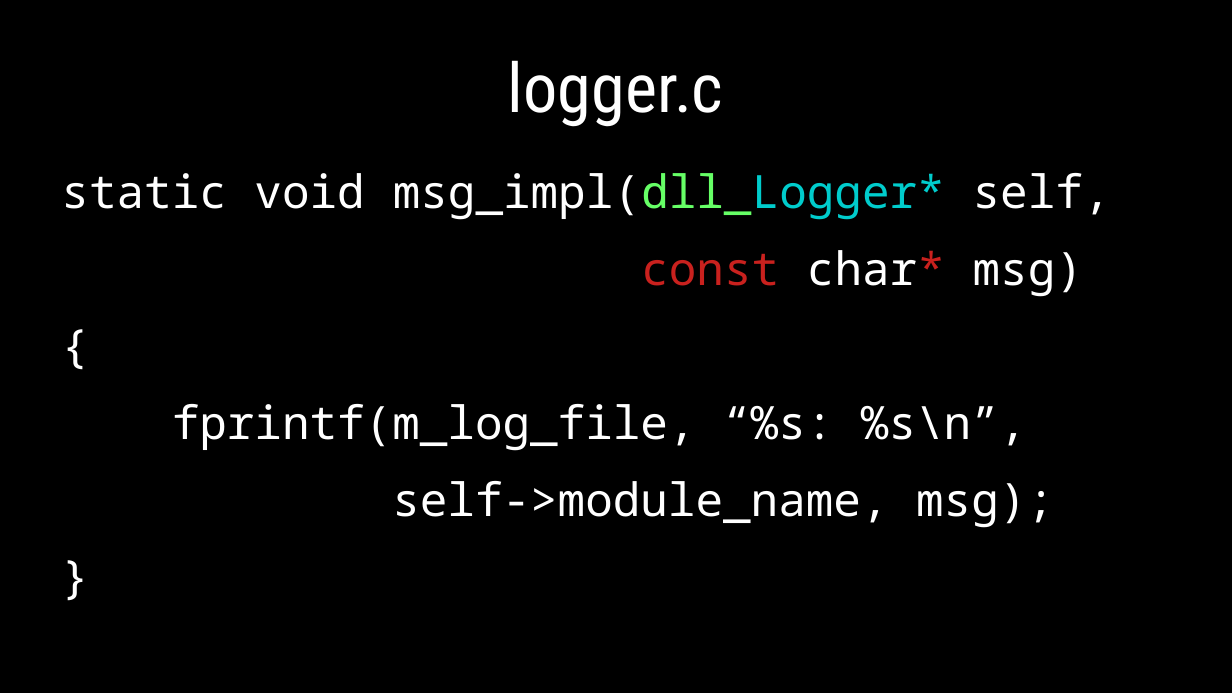
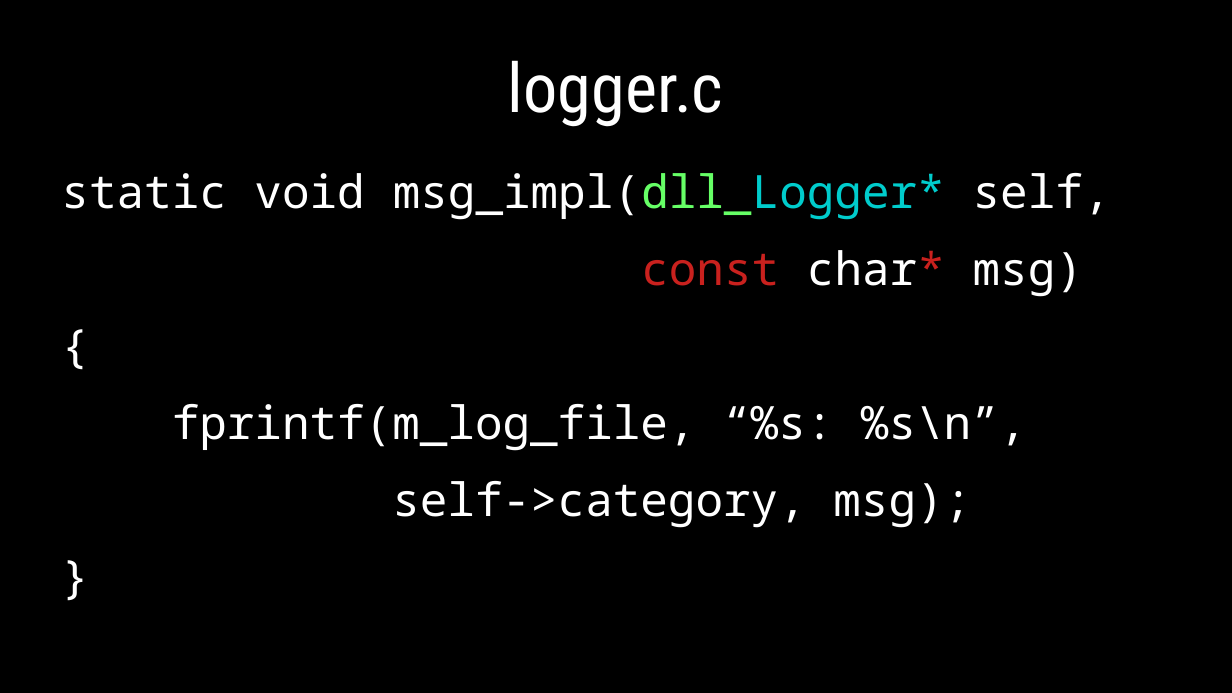
Before and after one commit to dllaurence/youngmanandc, a slide deck: slide 25 of 2020-youngmanandthec-scale.odp. Drawn at 1232x693 pixels with LibreOffice and Linux fonts; fonts in the diff are those of the drawing. Boxes give left, top, right and bottom in pixels: in the first picture for what was removed or moved away, otherwise in the second. Text is boxed around its words. In the diff, an @@ line names an element or a change of style, - is before the commit and + after.

```diff
--- a/2020-youngmanandthec-scale.odp
+++ b/2020-youngmanandthec-scale.odp
@@ text at box(392, 481, 971, 528): text changed @@
-self->module_name, msg);
+self->category, msg);
```
Also in this commit, not shown: 4 other slides changed.
